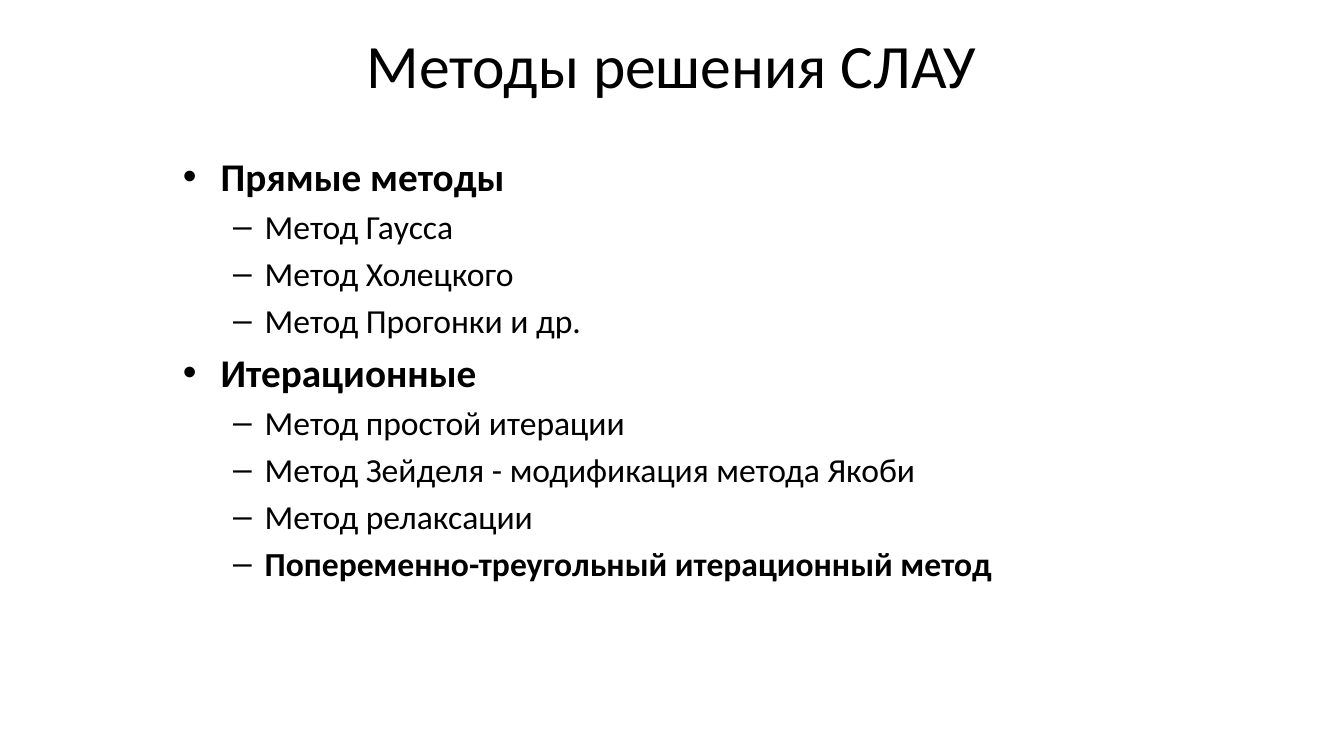
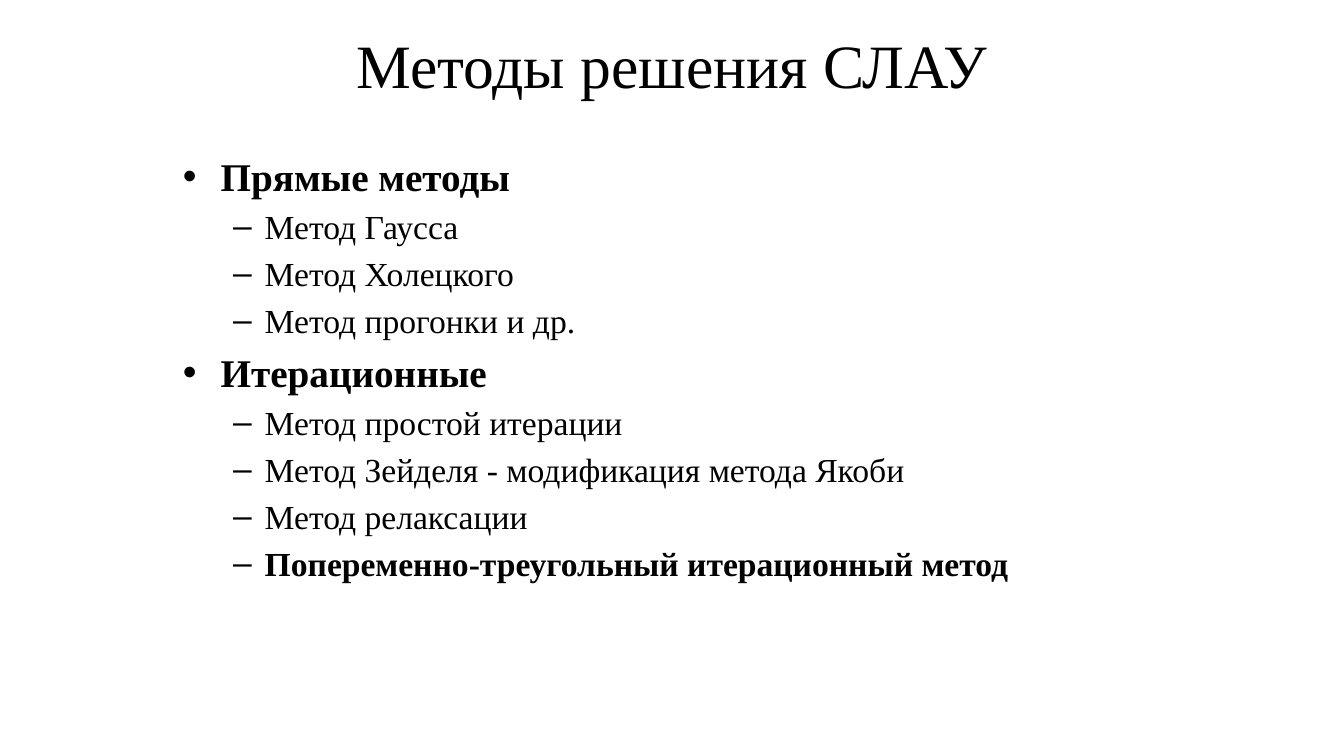
Before and after one commit to LitvinovVN/CudaLearning, a slide deck: slide 2 of _09_PtmConvTest/ptm conveyor.pptx. Drawn at 1344x756 pixels with LibreOffice and Linux fonts; fonts in the diff are those of the drawing. Boxes give left, top, right and bottom in pixels: in the first picture for what was removed or moved away, otherwise in the second. Text is boxed around its words. In the diff, an @@ line names an element or a change of style, - is before the commit and + after.

```diff
--- a/_09_PtmConvTest/ptm conveyor.pptx
+++ b/_09_PtmConvTest/ptm conveyor.pptx
@@ title "Методы решения СЛАУ" at (356, 47, 987, 100): font Calibri to Times New Roman @@
@@ text at (221, 165, 1009, 583): font Calibri to Times New Roman @@
@@ text at (265, 311, 575, 340): text changed; font Calibri to Times New Roman @@
-  – Метод Прогонки и др.
+  – Метод прогонки и др.
```
Also in this commit, not shown: 5 other slides changed, 2 slides added, 3 other files.
